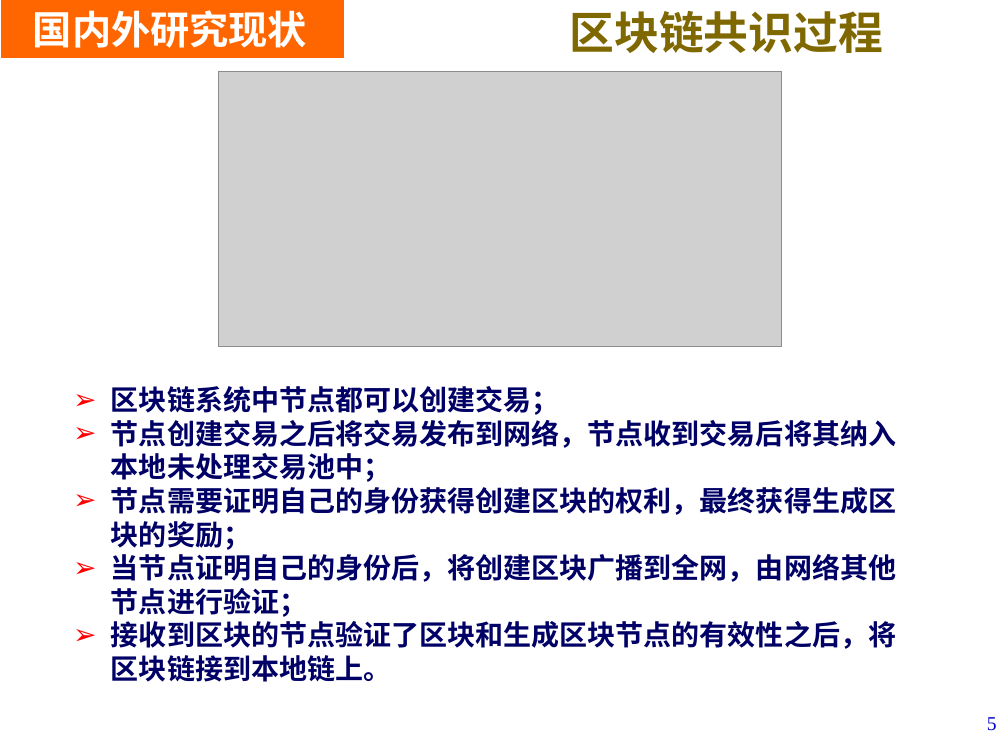
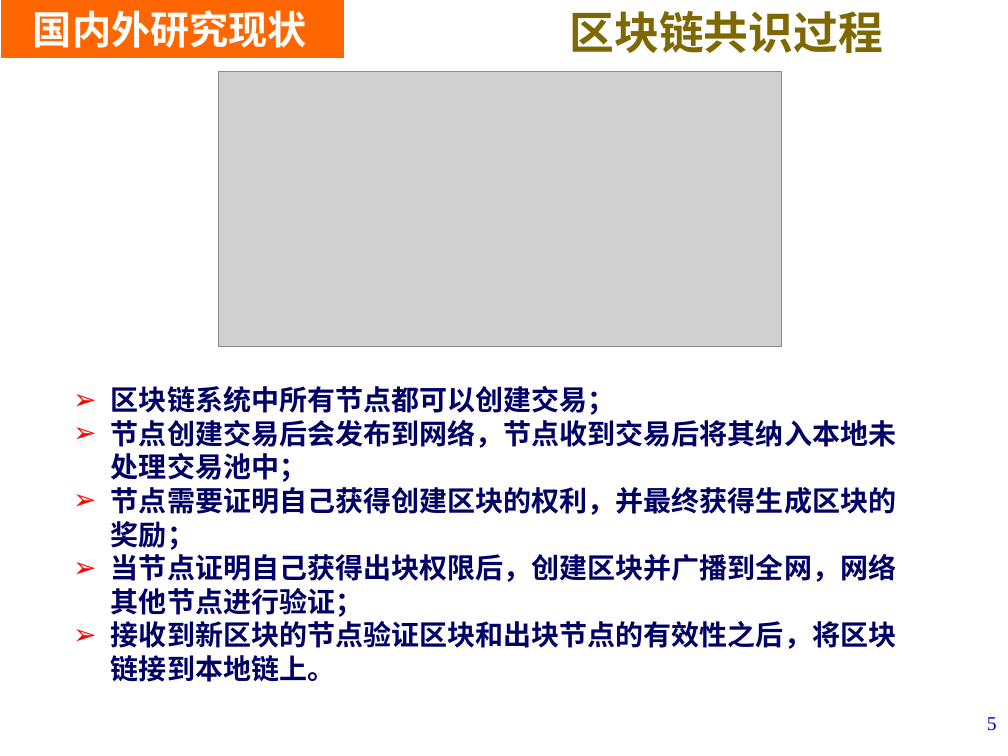
Before and after one commit to LiZhang2021/Blockchain, a slide deck: slide 5 of Doc/PHD_Papers/Thesis Proposal/开题V1.pptx. Drawn at 1008x756 pixels with LibreOffice and Linux fonts; fonts in the diff are those of the drawing; grey boxes stand for pictures; background and template pictures are left out. Boxes give left, top, right and bottom in pixels: in the first picture for what was removed or moved away, otherwise in the second. Text is boxed around its words. In the diff, an @@ line names an element or a change of style, - is before the commit and + after.

```diff
--- a/Doc/PHD_Papers/Thesis Proposal/开题V1.pptx
+++ b/Doc/PHD_Papers/Thesis Proposal/开题V1.pptx
@@ text at bbox=[111, 386, 896, 682]: text changed @@
-➢ 区块链系统中节点都可以创建交易；
-➢ 节点创建交易之后将交易发布到网络，节点收到交易后将其纳入本地未处理交易池中；
-➢ 节点需要证明自己的身份获得创建区块的权利，最终获得生成区块的奖励；
-➢ 当节点证明自己的身份后，将创建区块广播到全网，由网络其他节点进行验证；
-➢ 接收到区块的节点验证了区块和生成区块节点的有效性之后，将区块链接到本地链上。
+➢ 区块链系统中所有节点都可以创建交易；
+➢ 节点创建交易后会发布到网络，节点收到交易后将其纳入本地未处理交易池中；
+➢ 节点需要证明自己获得创建区块的权利，并最终获得生成区块的奖励；
+➢ 当节点证明自己获得出块权限后，创建区块并广播到全网，网络其他节点进行验证；
+➢ 接收到新区块的节点验证区块和出块节点的有效性之后，将区块链接到本地链上。
```
Also in this commit, not shown: 24 other slides changed, 1 slide added, 4 slides removed, 1 other file.
